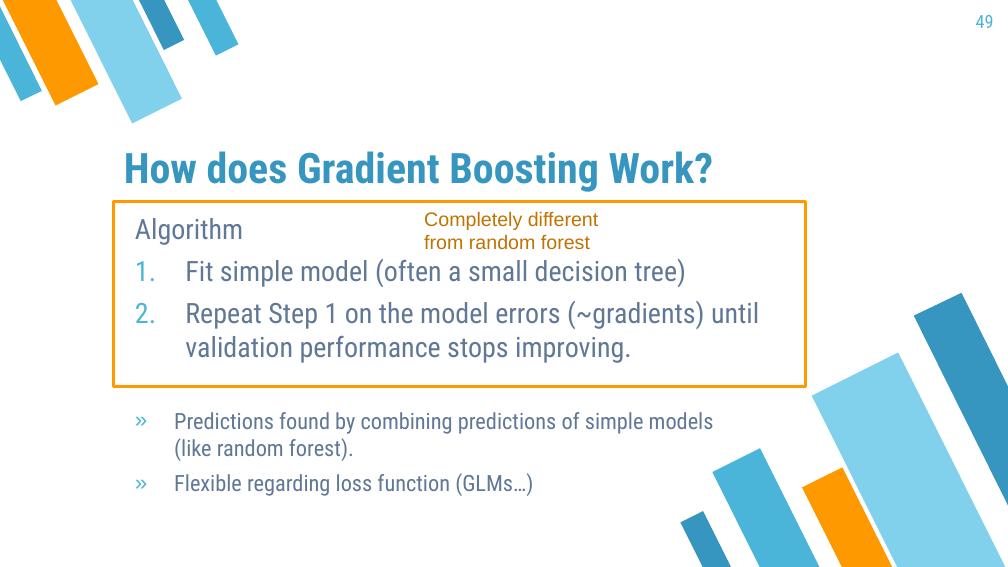
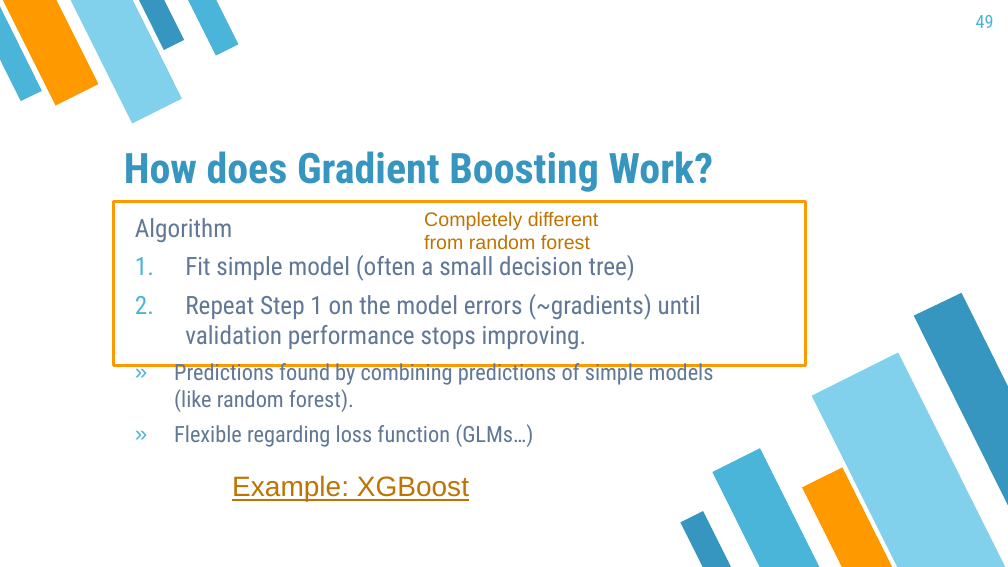
Before and after one commit to mayer79/ml_lecture, a slide deck: slide 49 of slides/ML_Lecture.pptx. Drawn at 1008x567 pixels with LibreOffice and Linux fonts; fonts in the diff are those of the drawing. Boxes give left, top, right and bottom in pixels: in the first picture for what was removed or moved away, otherwise in the second. Text is boxed around its words. In the diff, an @@ line names an element or a change of style, - is before the commit and + after.

Commit message:
added simple XGBoost example

```diff
--- a/slides/ML_Lecture.pptx
+++ b/slides/ML_Lecture.pptx
@@ text at (135, 218, 701, 349): size 20 to 18 pt in "Algorithm", "Fit simple model (often a small decision ...", "Repeat Step 1 on the model errors ..." @@
@@ text added at (232, 475, 469, 501), 20 pt, text #BF7300, underline @@
+Example: XGBoost
```
Also in this commit, not shown: 3 other slides changed, 4 other files.
